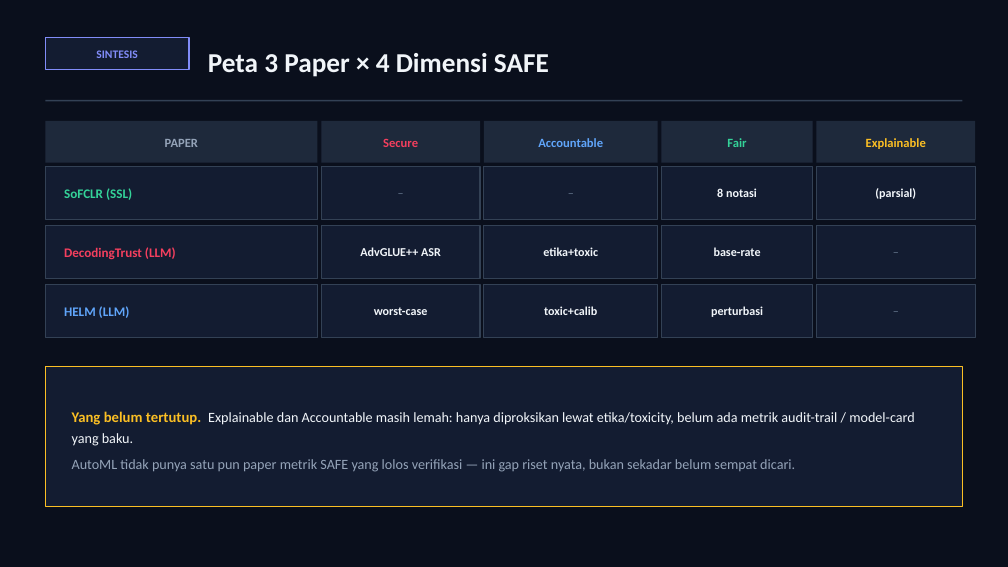
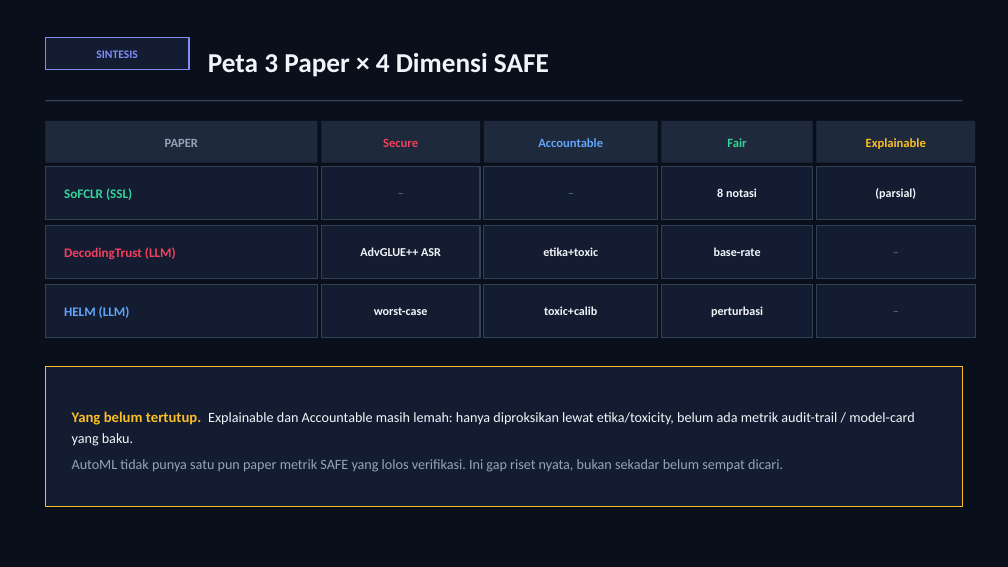
Before and after one commit to awangga/awangga.github.io, a slide deck: slide 8 of safe/metrics/SAFE-AI-Metrics.pptx. Drawn at 1008x567 pixels with LibreOffice and Linux fonts; fonts in the diff are those of the drawing. Boxes give left, top, right and bottom in pixels: in the first picture for what was removed or moved away, otherwise in the second. Text is boxed around its words. In the diff, an @@ line names an element or a change of style, - is before the commit and + after.

```diff
--- a/safe/metrics/SAFE-AI-Metrics.pptx
+++ b/safe/metrics/SAFE-AI-Metrics.pptx
@@ text at [72, 459, 783, 472]: text changed @@
-AutoML tidak punya satu pun paper metrik SAFE yang lolos verifikasi — ini gap riset nyata, bukan sekadar belum sempat dicari.
+AutoML tidak punya satu pun paper metrik SAFE yang lolos verifikasi. Ini gap riset nyata, bukan sekadar belum sempat dicari.
```
Also in this commit, not shown: 7 other slides changed, 1 other file.
